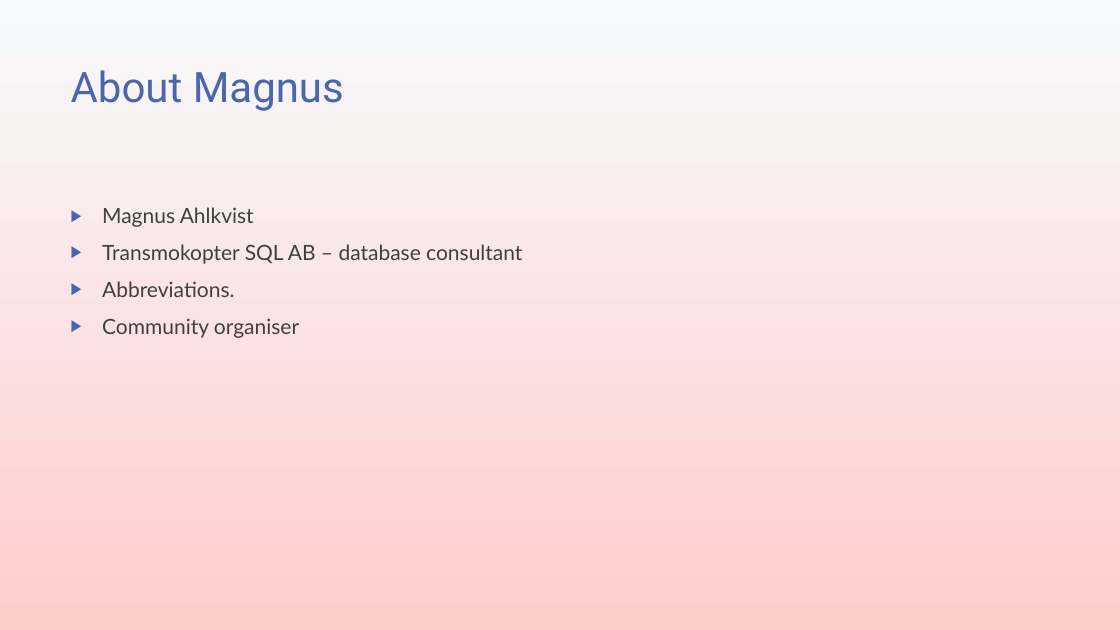
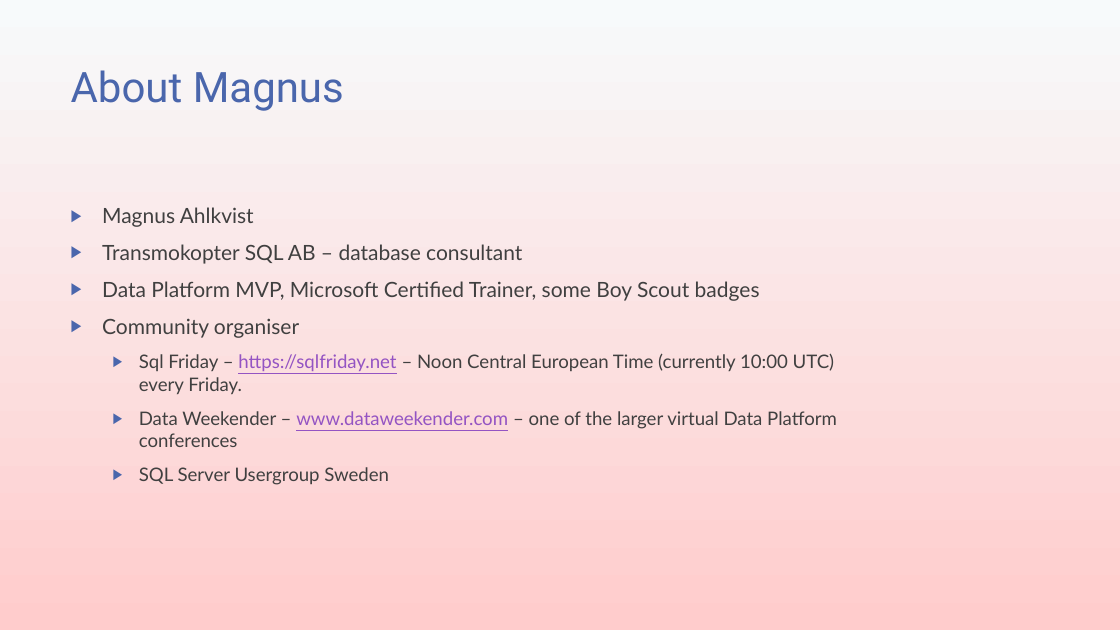
Before and after one commit to transmokopter/Presentations, a slide deck: slide 2 of statistics-an-unreliable-friend/pinellas-sql-server-usergroup-20210420/Statistics-An-Unreliable-Friend-Transmokopter.pptx. Drawn at 1120x630 pixels with LibreOffice and Linux fonts; fonts in the diff are those of the drawing; background and template pictures are left out. Boxes give left, top, right and bottom in pixels: in the first picture for what was removed or moved away, otherwise in the second. Text is boxed around its words. In the diff, an @@ line names an element or a change of style, - is before the commit and + after.

Commit message:
Malta Data Saturday 0006

```diff
--- a/statistics-an-unreliable-friend/pinellas-sql-server-usergroup-20210420/Statistics-An-Unreliable-Friend-Transmokopter.pptx
+++ b/statistics-an-unreliable-friend/pinellas-sql-server-usergroup-20210420/Statistics-An-Unreliable-Friend-Transmokopter.pptx
@@ text at <box>102,281,760,301</box>: text changed @@
-▶ Abbreviations.
+▶ Data Platform MVP, Microsoft Certified Trainer, some Boy Scout badges
@@ text at <box>139,353,837,485</box>: paragraphs added @@
+  ▶ Sql Friday – https://sqlfriday.net – Noon Central European Time (currently 10:00 UTC) every Friday.
+  ▶ Data Weekender – www.dataweekender.com – one of the larger virtual Data Platform conferences
+  ▶ SQL Server Usergroup Sweden
```
Also in this commit, not shown: 9 other files.
